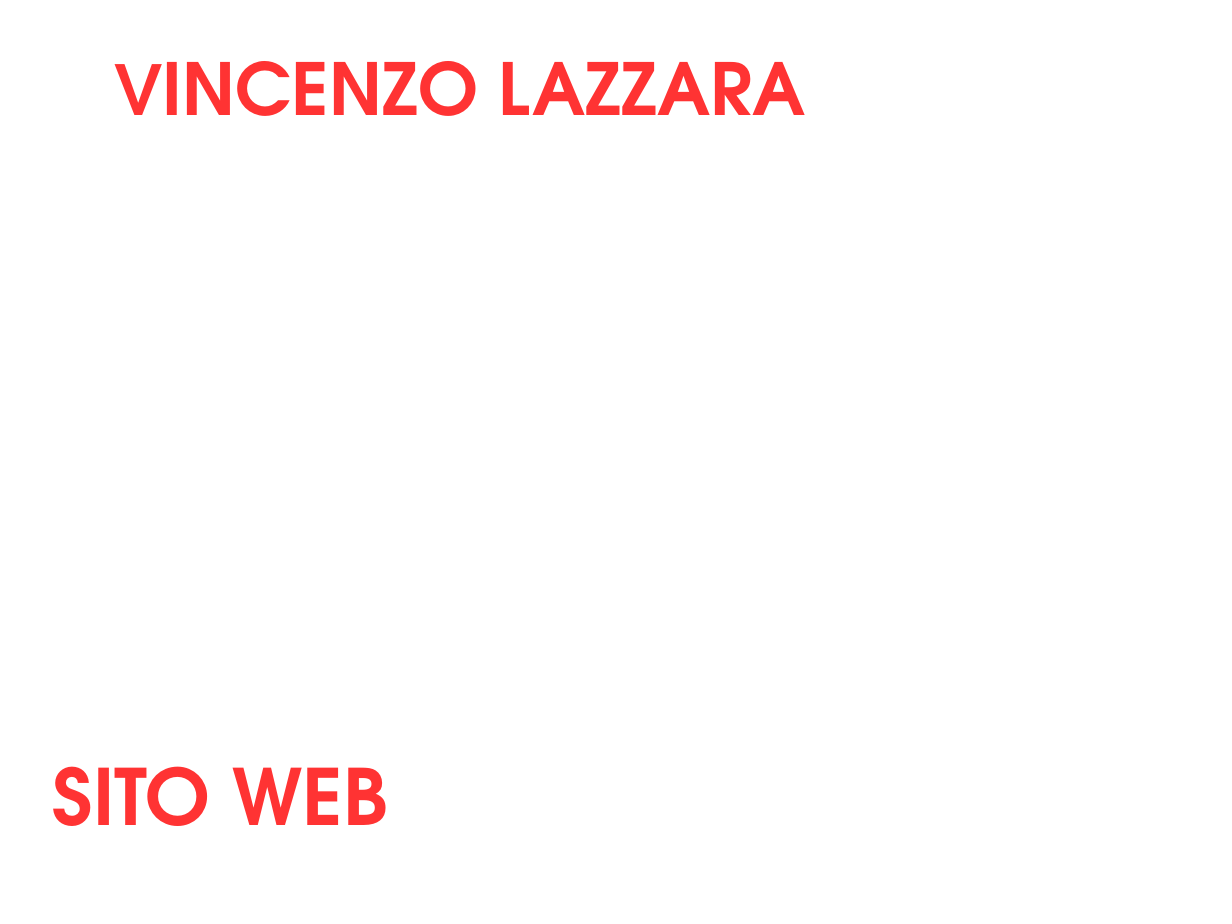
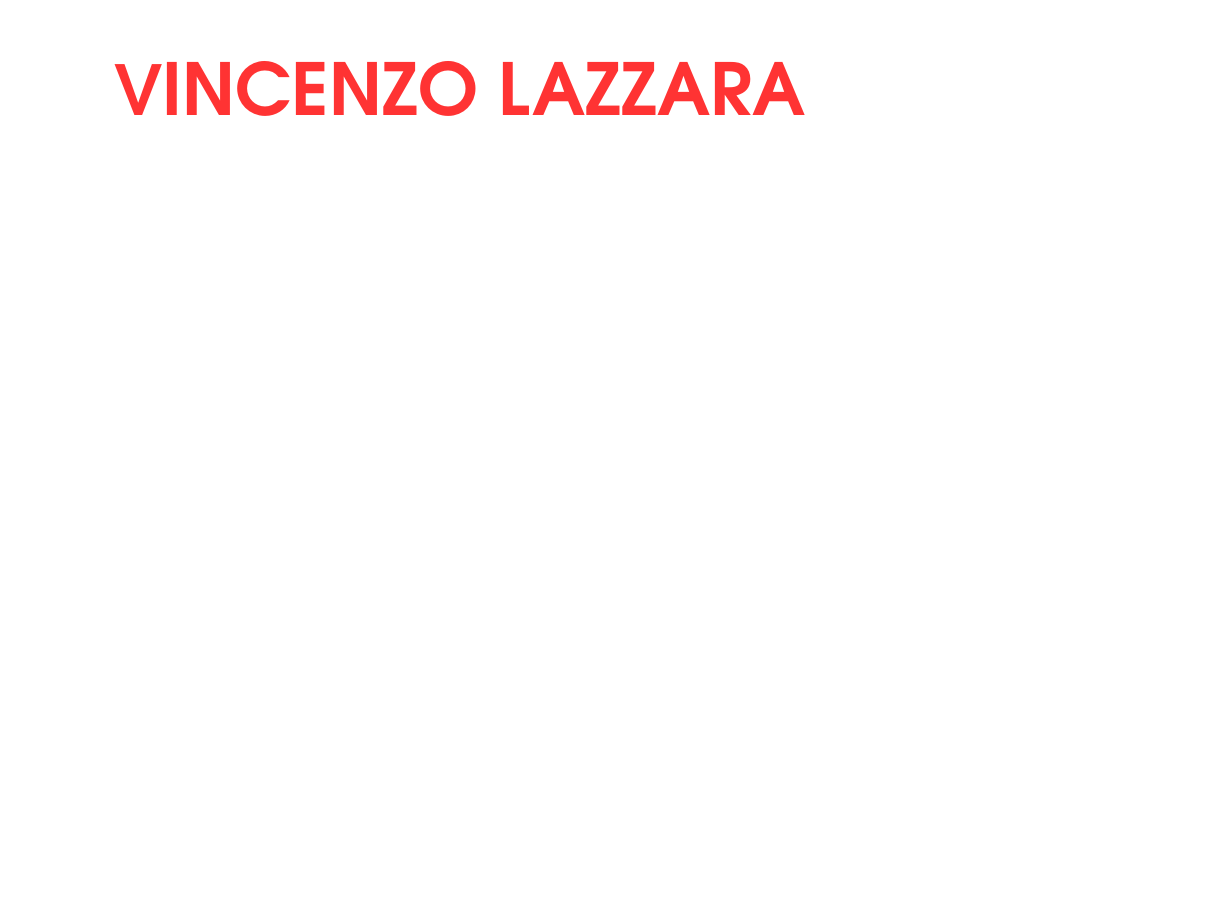
Before and after one commit to MattiaFerraioli/CasaDomotica, a slide deck: slide 1 of Presentazioni/Presentazione sito.odp. Drawn at 1232x924 pixels with LibreOffice and Linux fonts; fonts in the diff are those of the drawing; background and template pictures are left out. Boxes give left, top, right and bottom in pixels: in the first picture for what was removed or moved away, otherwise in the second. Text is boxed around its words. In the diff, an @@ line names an element or a change of style, - is before the commit and + after.

```diff
--- a/Presentazioni/Presentazione sito.odp
+++ b/Presentazioni/Presentazione sito.odp
@@ text removed at bbox=[53, 766, 388, 826] @@
-SITO WEB
```
Also in this commit, not shown: 1 other slide changed, 2 slides added.
